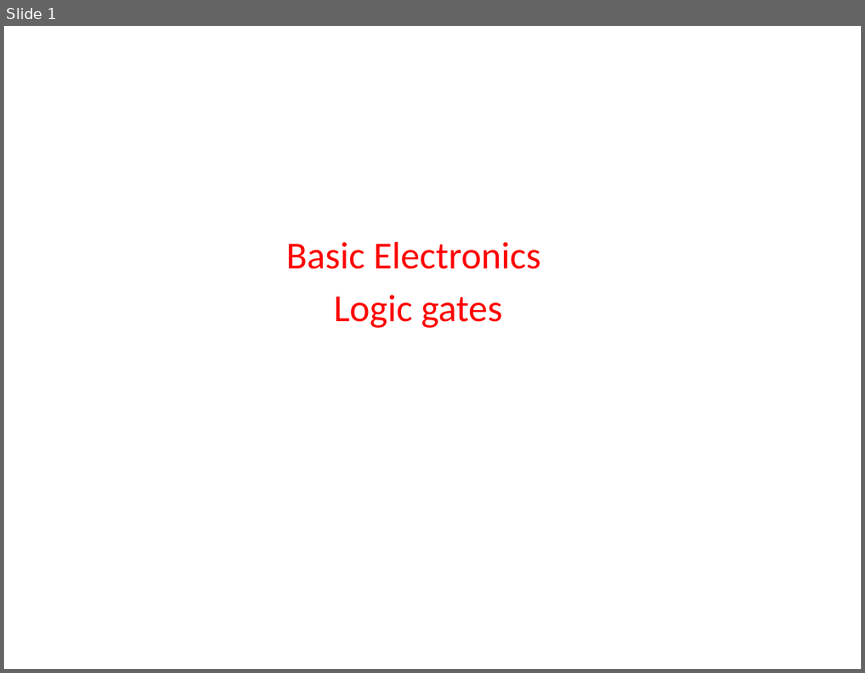
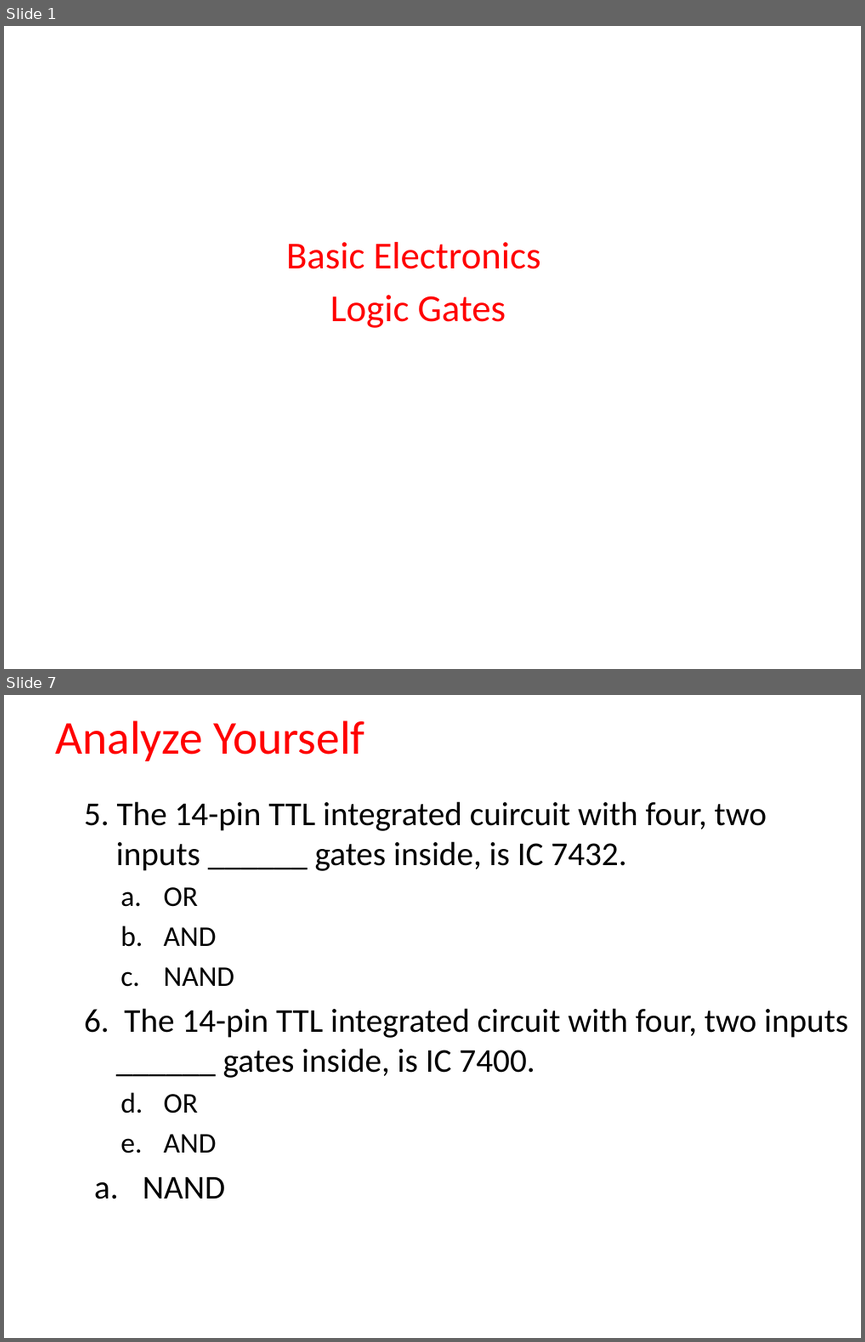
Before and after one commit to madhavirepe/Logic-Design, a slide deck: Logic gates.pptx. Shown one above the other, each under a label of ours: slide 1 before the commit, slides 1 and 7 after it; the slides between them are not shown. The pictures are 865x673 and 865x1342 pixels, drawn with LibreOffice and Linux fonts; fonts in the diff are those of the drawing. Boxes give left, top, right and bottom in pixels: in the first picture for what was removed or moved away, otherwise in the second. Text is boxed around its words. In the diff, an @@ line names an element or a change of style, - is before the commit and + after.

```diff
--- a/Logic gates.pptx
+++ b/Logic gates.pptx
@@ slide 7 added at [4, 695, 861, 1338], background #FFFFFF @@
@@ title added at [55, 721, 364, 761], 39.6 pt, text #FF0000 @@
+Analyze Yourself
@@ text added at [84, 801, 848, 1198], 28 pt, text #000000 @@
+5. The 14-pin TTL integrated cuircuit with four, two inputs ______ gates inside, is IC 7432.
+  a. OR
+  b. AND
+  c. NAND
+6. The 14-pin TTL integrated circuit with four, two inputs ______ gates inside, is IC 7400.
+  a. OR
+  b. AND
+a. NAND
@@ slide 1 changed as well @@
@@ subtitle at [330, 295, 506, 328]: text changed @@
-Logic gates
+Logic Gates
```
Also in this commit, not shown: 23 other slides added.
